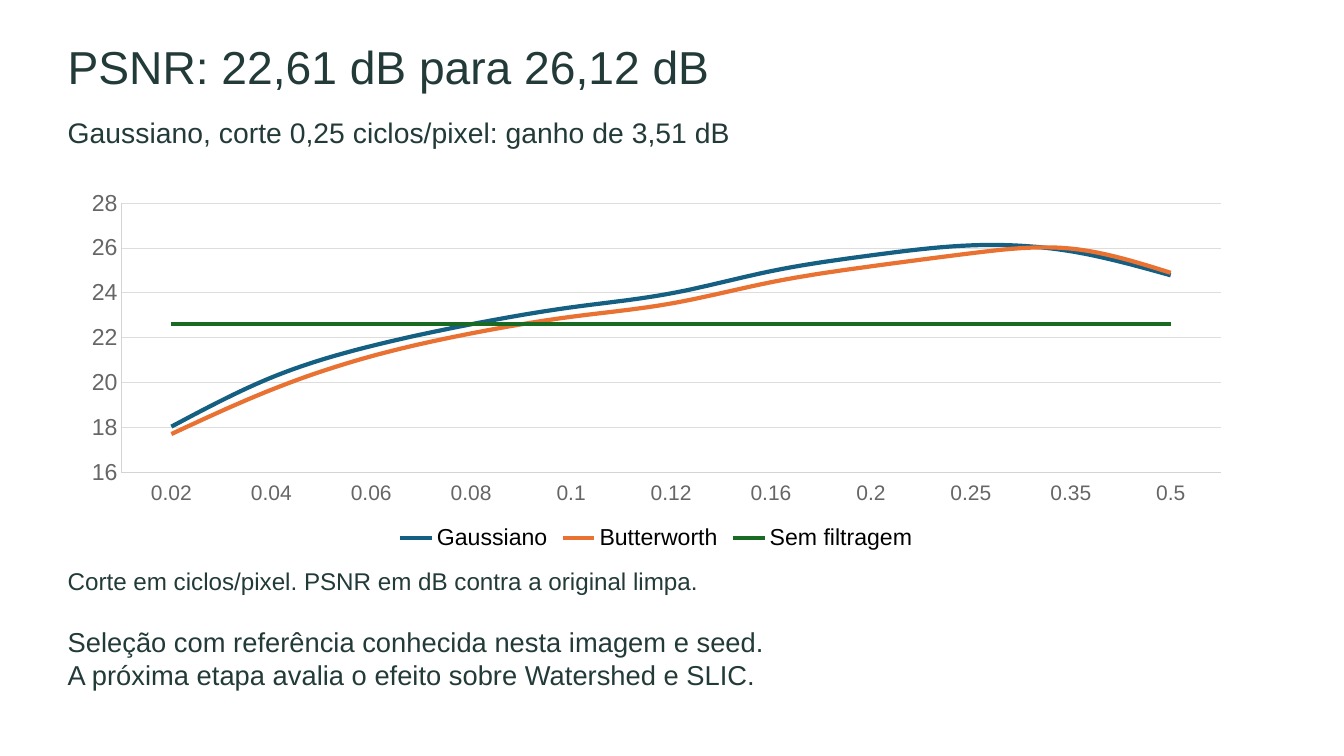
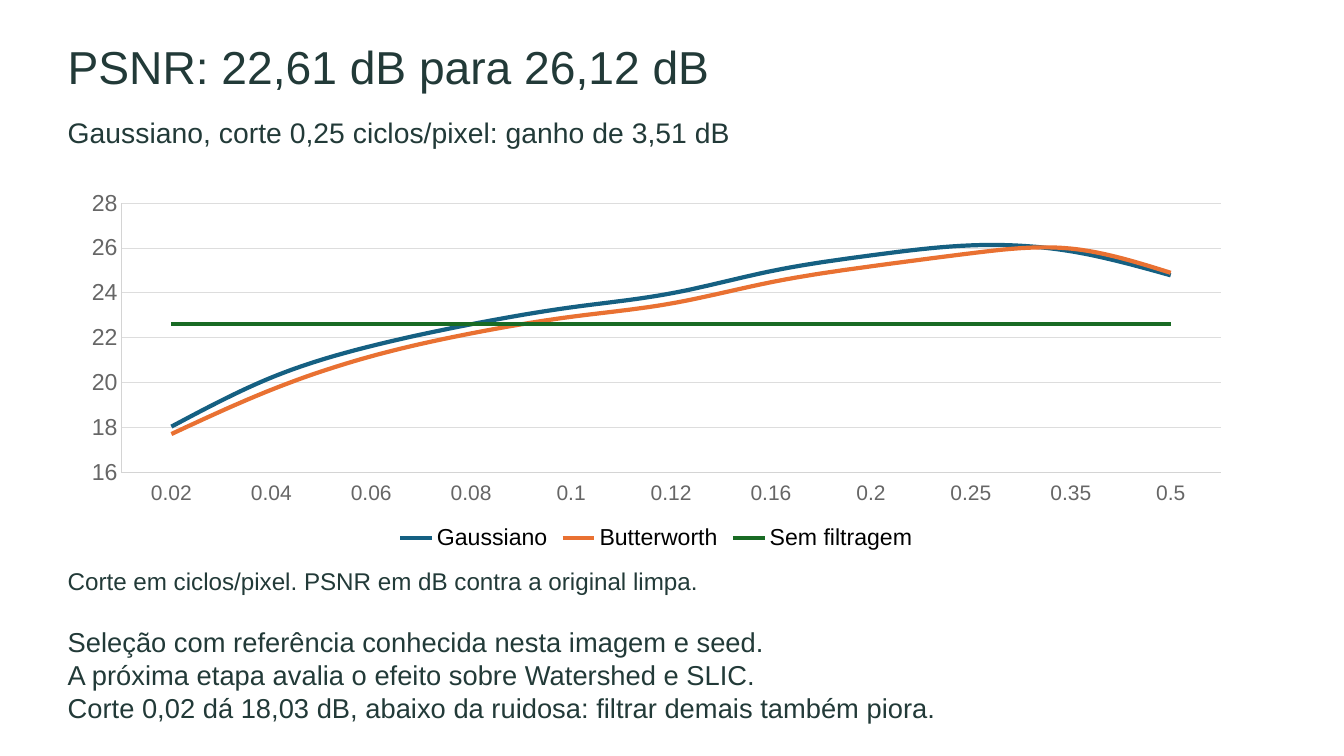
Before and after one commit to HeloisaBorn/trabalho-m2.2-pdi, a slide deck: slide 5 of apresentacao/apresentacao_final.pptx (slide 4 before the commit). Drawn at 1344x756 pixels with LibreOffice and Linux fonts; fonts in the diff are those of the drawing. Boxes give left, top, right and bottom in pixels: in the first picture for what was removed or moved away, otherwise in the second. Text is boxed around its words. In the diff, an @@ line names an element or a change of style, - is before the commit and + after.

```diff
--- a/apresentacao/apresentacao_final.pptx
+++ b/apresentacao/apresentacao_final.pptx
@@ text at (x1=68, y1=698, x2=935, y2=723): paragraph added @@
+Corte 0,02 dá 18,03 dB, abaixo da ruidosa: filtrar demais também piora.
```
Also in this commit, not shown: 2 other slides changed, 1 slide added, 2 other files.
